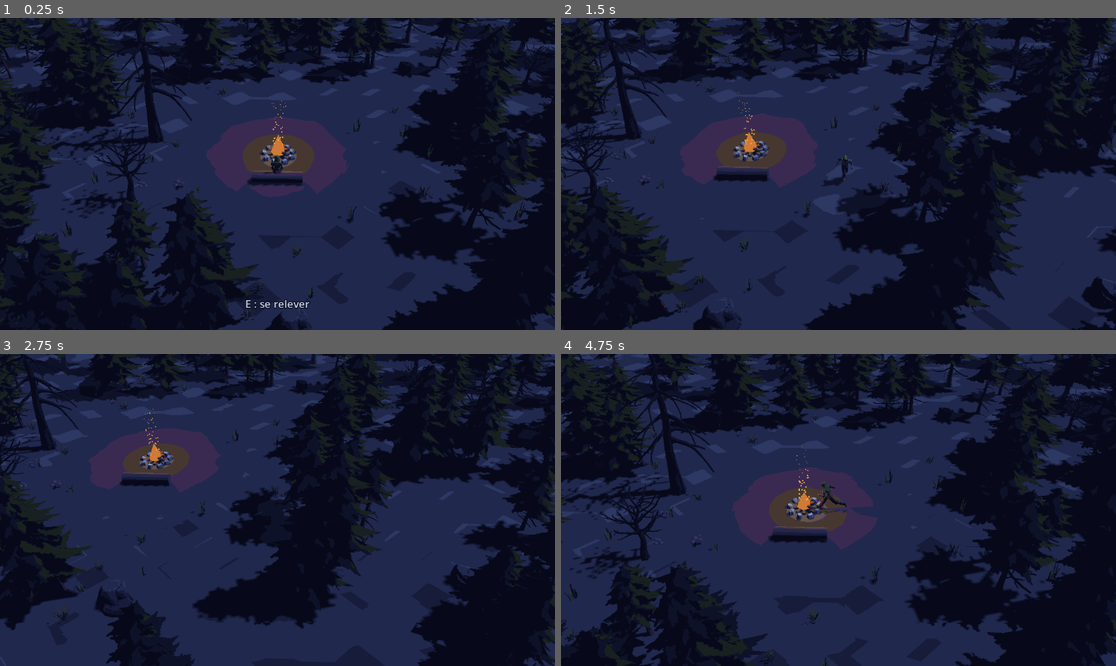
Above: before the commit, frames 1-4 (two rows, left to right).
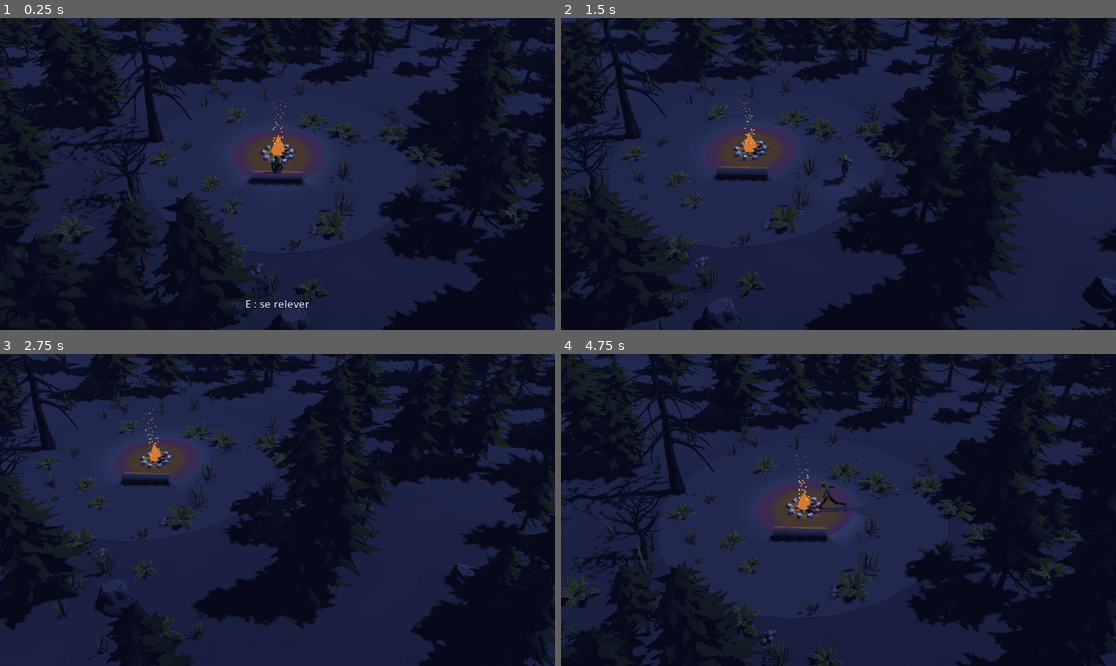
Above: after the commit, the same moments.

Repository: tomberardpro-tech/Dark-Fantasy
Game: Godot game, scene res://scenes/main.tscn
Two runs of this game, one before a commit and one after it. Both use one fixed random seed, a clock stepped at 60 frames per second and the inputs below.
Inputs (mouse positions are in pixels of both pictures, inside the frame that each line leads up to):
- Up to frame 1 (0.25 s): no input
- Up to frame 2 (1.5 s): tap Enter at 0.5 s; move the mouse to (960, 158) at 0.52 s; hold D (droite) 0.53-1.28 s; hold Shift (courir) 0.53-1.28 s; click (960, 158) at 0.67 s; move the mouse to (727, 189) at 1.27 s; hold Down from 1.28 s (still down); tap E (interagir) at 1.35 s
- Up to frame 3 (2.75 s): move the mouse to (333, 441) at 2.02 s; release Down at 2.03 s; hold D (droite) from 2.03 s (still down); tap S (reculer) at 2.1 s
- Up to frame 4 (4.75 s): move the mouse to (810, 572) at 2.77 s; release D (droite) at 2.78 s; hold W (avancer) 2.78-3.53 s; tap Space (roulade) at 2.85 s; click (810, 572) at 2.92 s; move the mouse to (1005, 556) at 3.52 s; hold Shift (courir) 3.53-4.28 s; hold A (gauche) from 3.53 s (still down); move the mouse to (672, 463) at 4.27 s; tap E (interagir) at 4.35 s

The runs differ from the first frame. In frame 1, 5.1% of the frame differs, in the area x 3-98%, y 0-100%; in frame 2, 4.2%; in frame 3, 3.4%; in frame 4, 5.9%, in the area x 0-99%, y 8-100%.

Commit message:
Retour à la version précédente du sol et de la lumière (choix de Tom)
Co-Authored-By: Claude Opus 5.5 <noreply@anthropic.com>

Diff:
--- a/scenes/main.tscn
+++ b/scenes/main.tscn
@@ -9,19 +9,18 @@
 [ext_resource type="Script" path="res://scripts/rendu.gd" id="7_rendu"]
 [ext_resource type="Shader" path="res://shaders/palette.gdshader" id="8_palette"]
 [ext_resource type="PackedScene" path="res://assets/personnage/Male_Ranger.gltf" id="9_ranger"]
-[ext_resource type="Script" path="res://scripts/sol.gd" id="10_sol"]
 
 [sub_resource type="ShaderMaterial" id="Material_palette"]
 shader = ExtResource("8_palette")
 shader_parameter/palette_active = true
-shader_parameter/tramage = 0.0
+shader_parameter/tramage = 0.035
 
 [sub_resource type="Environment" id="Environment_nuit"]
 background_mode = 1
 background_color = Color(0.043, 0.055, 0.122, 1)
 ambient_light_source = 2
 ambient_light_color = Color(0.227, 0.275, 0.502, 1)
-ambient_light_energy = 0.75
+ambient_light_energy = 0.85
 glow_enabled = true
 glow_intensity = 0.7
 glow_bloom = 0.05
@@ -29,7 +28,34 @@
 fog_light_color = Color(0.125, 0.157, 0.302, 1)
 fog_density = 0.006
 
+[sub_resource type="PlaneMesh" id="PlaneMesh_sol"]
+size = Vector2(120, 120)
+
+[sub_resource type="StandardMaterial3D" id="Material_sol"]
+albedo_color = Color(0.149, 0.2, 0.184, 1)
+roughness = 1.0
+
 [sub_resource type="WorldBoundaryShape3D" id="Shape_sol"]
+
+[sub_resource type="CylinderMesh" id="CylinderMesh_clairiere"]
+top_radius = 7.5
+bottom_radius = 7.5
+height = 0.02
+radial_segments = 24
+
+[sub_resource type="StandardMaterial3D" id="Material_clairiere"]
+albedo_color = Color(0.18, 0.239, 0.227, 1)
+roughness = 1.0
+
+[sub_resource type="CylinderMesh" id="CylinderMesh_terre"]
+top_radius = 2.6
+bottom_radius = 2.6
+height = 0.02
+radial_segments = 16
+
+[sub_resource type="StandardMaterial3D" id="Material_terre"]
+albedo_color = Color(0.227, 0.184, 0.161, 1)
+roughness = 1.0
 
 [sub_resource type="CylinderMesh" id="CylinderMesh_tronc"]
 top_radius = 0.3
@@ -83,10 +109,21 @@
 [node name="Sol" type="StaticBody3D" parent="Rendu/Monde"]
 
 [node name="Apparence" type="MeshInstance3D" parent="Rendu/Monde/Sol"]
-script = ExtResource("10_sol")
+mesh = SubResource("PlaneMesh_sol")
+material_override = SubResource("Material_sol")
 
 [node name="Forme" type="CollisionShape3D" parent="Rendu/Monde/Sol"]
 shape = SubResource("Shape_sol")
+
+[node name="Clairiere" type="MeshInstance3D" parent="Rendu/Monde"]
+position = Vector3(0, 0.01, 0)
+mesh = SubResource("CylinderMesh_clairiere")
+material_override = SubResource("Material_clairiere")
+
+[node name="TerreAutourDuFeu" type="MeshInstance3D" parent="Rendu/Monde"]
+position = Vector3(0, 0.02, 0)
+mesh = SubResource("CylinderMesh_terre")
+material_override = SubResource("Material_terre")
 
 [node name="FeuDeCamp" type="Node3D" parent="Rendu/Monde"]
 script = ExtResource("2_feu")
--- a/scripts/feu_de_camp.gd
+++ b/scripts/feu_de_camp.gd
@@ -4,9 +4,9 @@
 ## et une lumière orange qui tremble.
 
 ## Puissance de la lumière du feu.
-@export var puissance := 2.4
-## Distance éclairée par le feu (en mètres), comme sur la maquette.
-@export var portee := 18.0
+@export var puissance := 2.6
+## Distance éclairée par le feu (en mètres).
+@export var portee := 14.0
 ## Nombre de braises qui s'envolent.
 @export var nombre_braises := 40
 
@@ -29,8 +29,7 @@
 	_lumiere.light_color = Color("e0823a")
 	_lumiere.light_energy = puissance
 	_lumiere.omni_range = portee
-	# Baisse progressive avec la distance, comme la lumière de la maquette.
-	_lumiere.omni_attenuation = 2.0
+	_lumiere.omni_attenuation = 1.6
 	_lumiere.shadow_enabled = true
 	_lumiere.position.y = 1.1
 	add_child(_lumiere)
--- a/scripts/foret.gd
+++ b/scripts/foret.gd
@@ -1,6 +1,6 @@
 extends Node3D
 ## Forêt autour de la clairière, avec les modèles Quaternius (Stylized Nature MegaKit) :
-## pins, arbres morts, rochers, et quelques herbes et champignons dans la clairière.
+## pins, arbres morts, rochers, et des herbes, fougères et champignons dans la clairière.
 ## Placés au hasard, mais toujours au même endroit grâce à une « graine » fixe.
 ## Chaque modèle est assombri et teinté vers la palette du jeu (voir CONTEXTE.md).
 
@@ -11,7 +11,7 @@
 @export var nombre_pins := 220
 @export var nombre_arbres_morts := 30
 @export var nombre_rochers := 14
-@export var nombre_herbes := 40
+@export var nombre_herbes := 90
 ## Change ce nombre pour obtenir une autre disposition des arbres.
 @export var graine := 2026
 
@@ -19,7 +19,7 @@
 const PINS := ["Pine_1", "Pine_2", "Pine_3", "Pine_4", "Pine_5"]
 const ARBRES_MORTS := ["DeadTree_1", "DeadTree_2", "DeadTree_3", "DeadTree_4", "DeadTree_5"]
 const ROCHERS := ["Rock_Medium_1", "Rock_Medium_2", "Rock_Medium_3"]
-const HERBES := ["Grass_Wispy_Short", "Grass_Common_Short"]
+const HERBES := ["Grass_Wispy_Short", "Grass_Wispy_Tall", "Grass_Common_Short", "Fern_1"]
 
 ## Teinte appliquée à chaque famille de matériaux pour coller à la palette sombre.
 const TEINTES := {
@@ -53,9 +53,9 @@
 		var taille := _rng.randf_range(0.3, 0.6)
 		_placer(ROCHERS, pos, taille)
 		_ajouter_obstacle(pos, 1.3 * taille)
-	# Quelques touffes d'herbe au bord de la clairière, jamais près du feu.
+	# Herbes et fougères : surtout au bord de la clairière, jamais près du feu.
 	for i in nombre_herbes:
-		_placer(HERBES, _position_au_hasard(4.5, 14.0), _rng.randf_range(0.4, 0.7))
+		_placer(HERBES, _position_au_hasard(3.5, 14.0), _rng.randf_range(0.5, 0.9))
 	for i in 6:
 		_placer(["Mushroom_Common"], _position_au_hasard(5.0, 10.0), _rng.randf_range(0.6, 1.0))
 
--- a/scripts/sol.gd
+++ /dev/null
@@ -1,52 +0,0 @@
-extends MeshInstance3D
-## Le sol, fait comme sur la maquette : un quadrillage plat dont chaque point reçoit une
-## couleur. Trois verts éteints forment des taches irrégulières, et la terre brune
-## apparaît autour du feu.
-
-## Taille du sol (en mètres, de chaque côté).
-@export var taille := 120.0
-## Écart entre deux points du quadrillage (plus petit = taches plus fines).
-@export var pas := 1.0
-
-const VERTS := [Color("26332f"), Color("2e3d3a"), Color("3a4a43")]
-const TERRE := Color("463830")
-
-
-func _ready() -> void:
-	var outil := SurfaceTool.new()
-	outil.begin(Mesh.PRIMITIVE_TRIANGLES)
-	outil.set_normal(Vector3.UP)
-	var n := int(taille / pas)
-	var debut := -taille / 2.0
-	for i in n + 1:
-		for j in n + 1:
-			var x := debut + i * pas
-			var z := debut + j * pas
-			outil.set_color(_couleur(x, z))
-			outil.add_vertex(Vector3(x, 0.0, z))
-	for i in n:
-		for j in n:
-			var a := i * (n + 1) + j
-			var b := a + n + 1
-			outil.add_index(a)
-			outil.add_index(b)
-			outil.add_index(a + 1)
-			outil.add_index(a + 1)
-			outil.add_index(b)
-			outil.add_index(b + 1)
-	mesh = outil.commit()
-	var mat := StandardMaterial3D.new()
-	mat.vertex_color_use_as_albedo = true
-	mat.roughness = 1.0
-	material_override = mat
-
-
-func _couleur(x: float, z: float) -> Color:
-	# Même formule que la maquette : des taches de trois verts.
-	var indice := int(floor((sin(x * 1.7) * cos(z * 1.3) + 1.0) * 1.49))
-	var c: Color = VERTS[clampi(indice, 0, VERTS.size() - 1)]
-	# La terre autour du feu, qui se fond dans l'herbe.
-	var r := Vector2(x, z).length()
-	if r < 5.5:
-		c = c.lerp(TERRE, 1.0 - smoothstep(3.5, 5.5, r) * 0.7)
-	return c
Not shown, removed: scripts/sol.gd.uid
